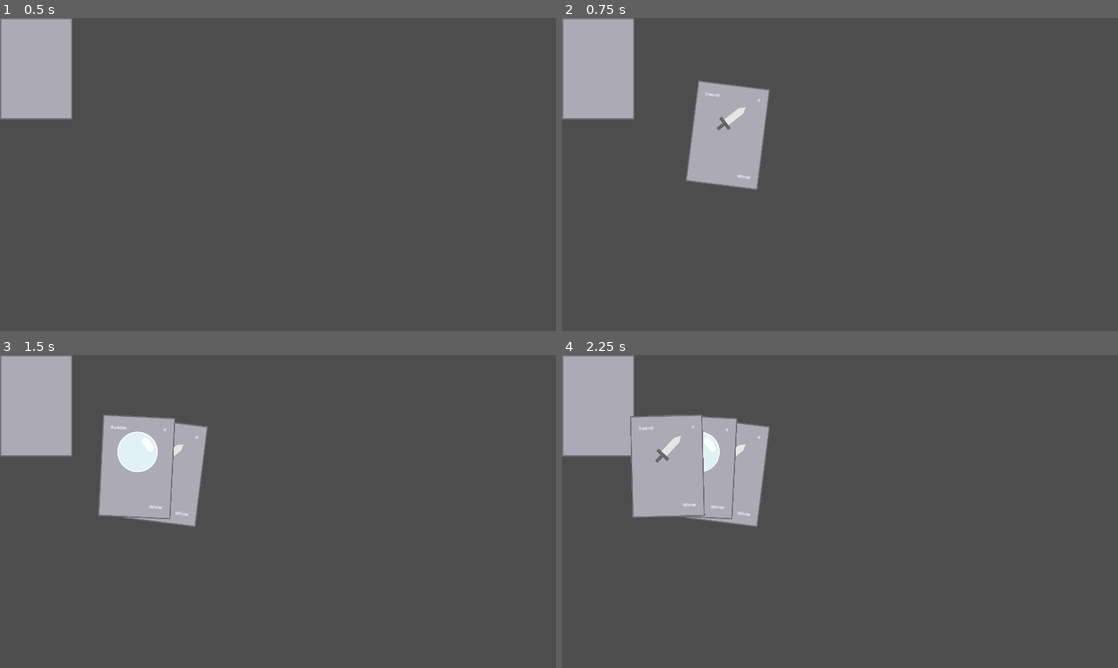
Above: before the commit, frames 1-4 (two rows, left to right).
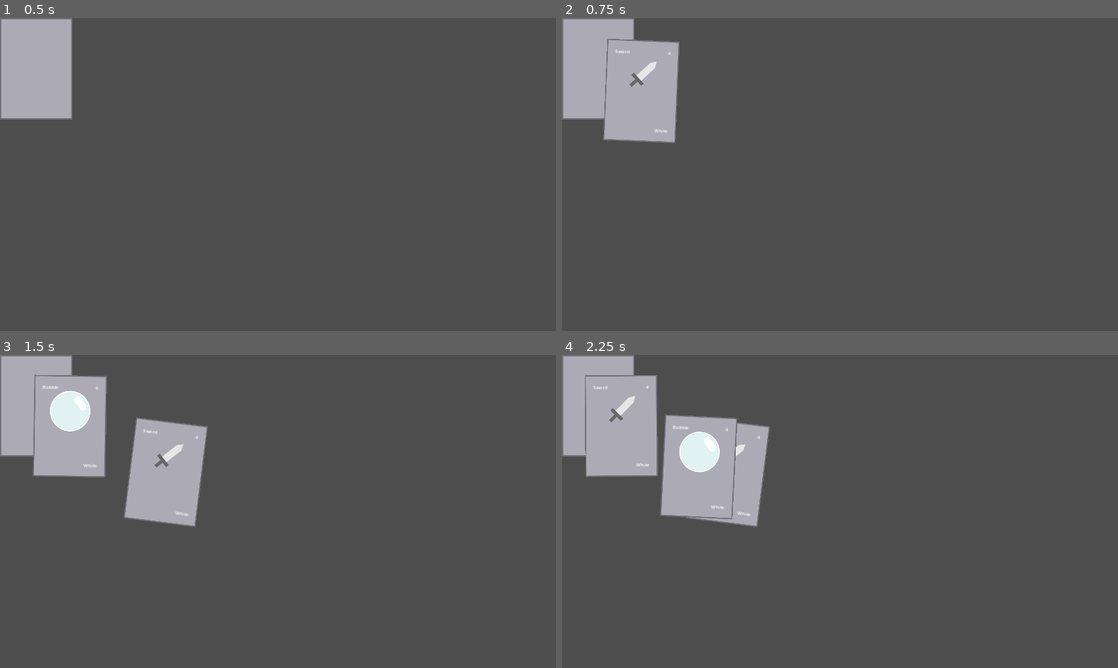
Above: after the commit, the same moments.

Repository: ruthieedwards/agbic2023
Game: Godot game, scene res://Scenes/PlaySpace.tscn
Two runs of this game, one before a commit and one after it. Both use one fixed random seed, a clock stepped at 60 frames per second and the inputs below.
Inputs (mouse positions are in pixels of both pictures, inside the frame that each line leads up to):
- Up to frame 1 (0.5 s): no input
- Up to frame 2 (0.75 s): click (600, 68) at 0.5 s
- Up to frame 3 (1.5 s): click (38, 405) at 1.25 s
- Up to frame 4 (2.25 s): click (600, 405) at 2 s

Frame 1 is identical in both runs. In frame 2, 7.3% of the frame differs, in the area x 7-38%, y 6-55%; in frame 3, 5.4%; in frame 4, 3.1%.

Commit message:
now the cards rotate as they go into the hand

Diff:
--- a/Playspace.gd
+++ b/Playspace.gd
@@ -20,6 +20,16 @@
 var startingAngle = deg_to_rad(90) - 0.5 # pi/2
 var ovalAngleVector = Vector2()
 
+# i feel like this shouldn't be here but it is
+enum{
+	inHand,
+	inPlay,
+	inMouse,
+	focusedInHand,
+	movingDrawnCardToHand,
+	reorganizingHand,
+}
+
 
 # Called when the node enters the scene tree for the first time.
 func _ready():
@@ -36,8 +46,11 @@
 
 	#place the card along an oval
 	ovalAngleVector = Vector2(horizRadius * cos(startingAngle), - vertRadius * sin(startingAngle))
-	newCard.position = centerCardOval + ovalAngleVector - newCard.size/2
-	newCard.rotation = (PI/2 - startingAngle)/4
+	newCard.startPos = $Deck.position #- newCard.size/2
+	newCard.targetPos = centerCardOval + ovalAngleVector - newCard.size/2
+	newCard.startRot = 0
+	newCard.targetRot = (PI/2 - startingAngle)/4
+	newCard.currentCardState = movingDrawnCardToHand
 
 	print("deckSize =", deckSize)
 	print("randomCardSelected =", randomCardSelected)
--- a/Scripts/CardBase.gd
+++ b/Scripts/CardBase.gd
@@ -10,7 +10,11 @@
 var cardName
 var startPos = 0
 var targetPos = 0
+var startRot = 0
+var targetRot = 0
 var t = 0
+@export var drawTime =  .5 #time in seconds to draw card
+
 
 # these were moved to the _ready() function
 #@onready var cardInfo = cardDatabase.DATA[cardDatabase.get(cardName)]
@@ -27,10 +31,10 @@
 	reorganizingHand,
 }
 
-var state = inHand
+var currentCardState = inHand
 
 func _physics_process(delta):
-	match state:
+	match currentCardState:
 		inHand:
 			pass
 		inPlay:
@@ -40,8 +44,16 @@
 		focusedInHand:
 			pass
 		movingDrawnCardToHand: # animate from deck to hand
-			pass
-			position = startPos.linear_interpolate(targetPos,t)
+			if t <= 1: # while the timer is counting down
+				position = startPos.lerp(targetPos,t) # moves from deck to hand
+				rotation = startRot * (1-t) + targetRot*t # rotates from deck to hand
+				t += delta/float(drawTime) # essentially a timer
+			else: #if the time goes over by accident
+				position = targetPos
+				rotation = targetRot
+				currentCardState = inHand
+				t = 0
+			#TO DO: flip the card (vid 3 - I skipped this step)
 		reorganizingHand:
 			pass
 
